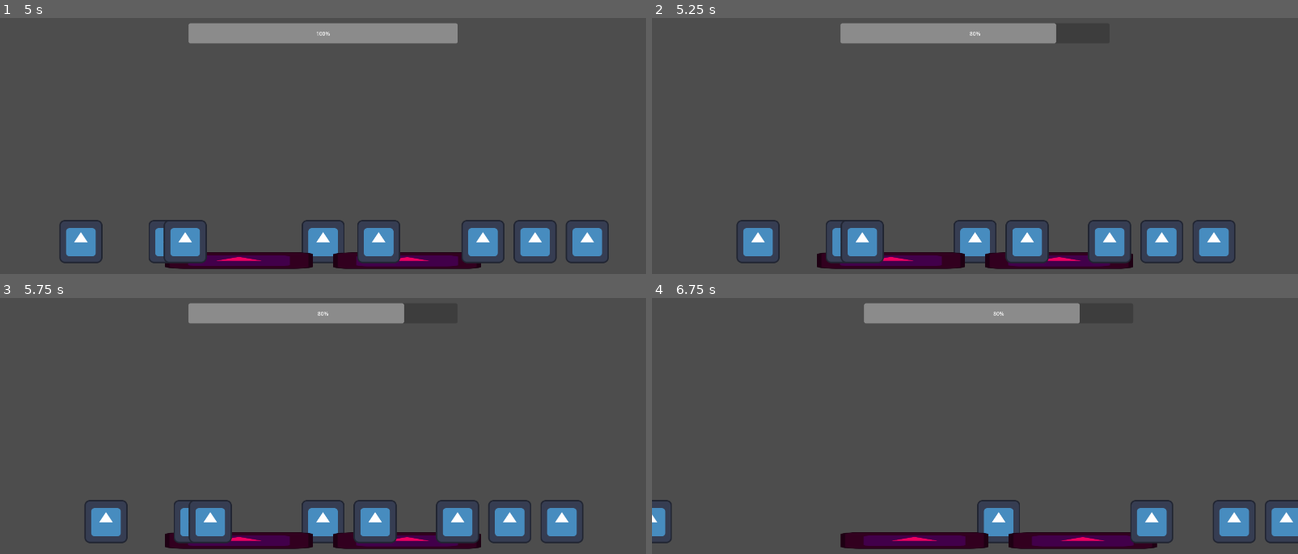
Above: before the commit, frames 1-4 (two rows, left to right).
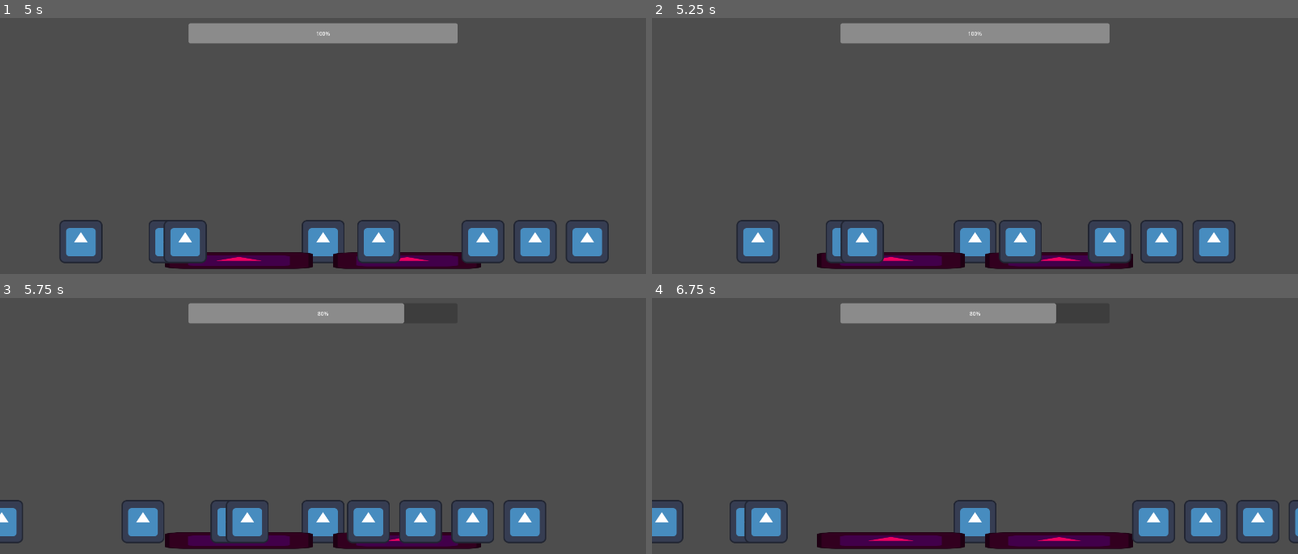
Above: after the commit, the same moments.

Repository: Jam-n-Bees/Garden-Guardian
Game: Godot game, scene res://MainScene.tscn
The game is run twice, just before and just after one commit, with the same random seed, the same clock (stepped at 60 frames per second) and the same inputs. The engine's default icon, where the game draws it, is replaced by a stand-in: a white triangle on a blue panel in a dark square.
Inputs (mouse positions are in pixels of both pictures, inside the frame that each line leads up to):
- Up to frame 1 (5 s): tap Enter at 0.5 s; move the mouse to (465, 153) at 0.52 s; hold Right mouse button (punch_right) 0.53-1.28 s; move the mouse to (193, 189) at 1.27 s; click (193, 189) at 1.35 s; right-click (193, 189) at 1.55 s; tap Space at 2 s; move the mouse to (387, 92) at 2.02 s; hold Right mouse button (punch_right) 2.03-2.78 s; move the mouse to (290, 243) at 2.77 s; right-click (290, 243) at 2.85 s; move the mouse to (516, 225) at 3.52 s; press the mouse at (516, 225) at 3.53 s; right-click (516, 225) at 3.8 s; move the mouse to (129, 117) at 4.27 s; release the mouse at (129, 117) at 4.28 s; right-click (129, 117) at 4.35 s
- Up to frame 2 (5.25 s): move the mouse to (1007, 171) at 5.02 s; hold Right mouse button (punch_right) from 5.03 s (still down)
- Up to frame 3 (5.75 s): keep holding Right mouse button (punch_right)
- Up to frame 4 (6.75 s): move the mouse to (878, 359) at 5.77 s; release Right mouse button (punch_right) at 5.78 s; click (878, 359) at 5.85 s; right-click (878, 359) at 6.05 s; move the mouse to (1117, 433) at 6.52 s; hold Right mouse button (punch_right) from 6.53 s (still down)

Frame 1 is identical in both runs. In frame 2, 1.2% of the frame differs, in the area x 49-71%, y 1-96%; in frame 3, 6.7%, in the area x 0-91%, y 78-96%; in frame 4, 6.4%.

Commit message:
Dashing implemented for right side
Also bug fix with the enemies being knocked back even if they're ko'd before attacking. Adjusted variables before I fixed it woops =v=

Diff:
--- a/MainScene.tscn
+++ b/MainScene.tscn
@@ -44,7 +44,7 @@
 [node name="AttackableZone" type="Area2D" parent="BattleManager/Player"]
 
 [node name="CollisionShape2D" type="CollisionShape2D" parent="BattleManager/Player/AttackableZone"]
-scale = Vector2(10, 28)
+scale = Vector2(8, 28)
 shape = SubResource("RectangleShape2D_rpqi1")
 
 [node name="Sprite2D" type="Sprite2D" parent="BattleManager/Player"]
--- a/goons/goon_scripts/goon_class.gd
+++ b/goons/goon_scripts/goon_class.gd
@@ -111,13 +111,13 @@
 
 func attack_player():
 	attacking = true
-	await get_tree().create_timer(0.2).timeout
-	if interupted == false:
+	await get_tree().create_timer(0.5).timeout
+	if interupted == false and knocked_out == false:
 		global_variables.player_node.attack_cooldown_time = 1.2
 		global_variables.player_node.attack_on_cooldown = true
 		global_variables.player_hp -= 1
 		global_variables.player_hp_bar.value = global_variables.player_hp
-	emit_signal("knocked_back")
+		emit_signal("knocked_back")
 	attacking = false
 
 func knock_back():
--- a/player.gd
+++ b/player.gd
@@ -35,6 +35,9 @@
 							current_closest_range = n.global_position.x - self.global_position.x
 							closest_target = n
 				if is_instance_valid(closest_target):
+					closest_target.interupted = true
+					var dash = create_tween()
+					dash.tween_property(self,"position", Vector2(closest_target.position.x - 80, closest_target.position.y), 0.1)
 					closest_target.knockout()
 			else:
 				self.position.x += 200
